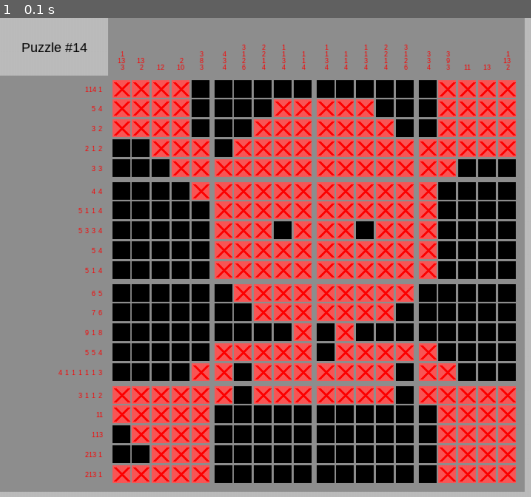
Above: before the commit, frame 1.
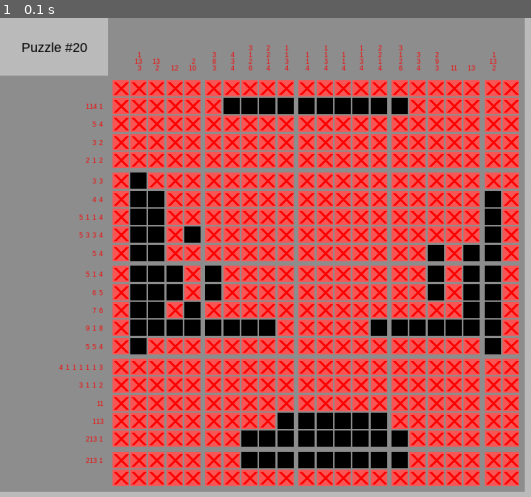
Above: after the commit, the same moment.

Repository: abriggs914/Pygames
Game: pygame game, started from pixel_puzzle_solver/main.py
Two runs of this game, one before a commit and one after it. Both use one fixed random seed, a clock stepped at 60 frames per second and the inputs below.
Inputs:
- Up to frame 1 (0.1 s): no input

The runs differ from the first frame. In frame 1, 49% of the frame differs, in the area x 10-98%, y 5-98%.

Commit message:
2020-08-06 Finished cut_puzzle and shrink_hints functions for scan solving

Diff:
--- /dev/null
+++ b/pixel_puzzle_solver/combine.py
@@ -0,0 +1,102 @@
+import numpy as np
+from sys import maxsize
+
+
+def combine_rows(row_1, row_2):
+	for i in range(min(len(row_1), len(row_2))):
+		if row_2[i] == 1:
+			row_1[i] = row_2[i]
+	return row_1
+
+# r_1 = [0,1,0,1,1,1,0,0,0,0,1,1,0,0,1,0,0,1,0,1,0]
+# r_2 = [1,1,1,0,0,0,0,1,1,0,0,0,1,1,1,1,1,1,0,1,0]
+
+# print(combine_rows(r_1, r_2))
+
+def shrink_hints(chunk, hints_in, top_left):
+	idx = 0 if top_left else -1
+
+	for r, row in enumerate(chunk):
+		for c, val in enumerate(row):
+			if val == 1:
+				# print("r:", r, "c:", c, "val:", val, "row:", row, "hints_in[c]", hints_in[c])
+				hints_in[c][idx] -= 1
+				if hints_in[c][idx] == 0:
+					hints_in[c].remove(0)
+
+def deep_copy(arr):
+	return [r.copy() if type(r) is list else r for r in arr]
+
+def closest_rows(lst):
+	i, j = 0, 1
+	while j < len(lst) - 1:
+		diff = abs(lst[i] - lst[j])
+		if diff != 1:
+			break
+		i += 1
+		j += 1
+	print("closest: (", i, ",", j, "):", lst[i], ",", lst[j])
+	# min_v = maxsize
+	# min_i = (0, 0)
+	# rev_lst = lst.copy()
+	# rev_lst.reverse()
+	# for i, v_low in enumerate(lst):
+		# for j, v_high in enumerate(rev_lst):
+			# diff = abs(v_high - v_low)
+			# if diff < min_v:
+				# min_v = diff
+				# min_i = (v_low, v_high)
+	# print("min_v:", min_v, "min_i:", min_i)
+
+
+def cut_puzzle(solved_puzzle, h_hints_in, v_hints_in, top_cut, bottom_cut, left_cut, right_cut):
+	# print("Cut puzzle: top[",top_cut,"], bottom[",bottom_cut,"], left[",left_cut,"], right[",right_cut,"]")
+	# Copy the parameter lists to avoid modification
+	solved_puzzle = deep_copy(solved_puzzle)
+	h_hints_in = deep_copy(h_hints_in)
+	v_hints_in = deep_copy(v_hints_in)
+
+	top_chunk = solved_puzzle[:top_cut + 1]
+	bottom_chunk = solved_puzzle[bottom_cut:]
+	left_chunk = [row[:left_cut + 1] for row in solved_puzzle]
+	right_chunk = [row[right_cut:] for row in solved_puzzle]
+	# print("\n\ttop_chunk:\n", top_chunk)
+	# print("\n\tbottom_chunk:\n", bottom_chunk)
+	# print("\n\tleft_chunk:\n", left_chunk)
+	# print("\n\tright_chunk:\n", right_chunk)
+
+	shrink_hints(top_chunk, v_hints_in, True)
+	shrink_hints(bottom_chunk, v_hints_in, False)
+
+	left_chunk = np.transpose(left_chunk)
+	right_chunk = np.transpose(right_chunk)
+	h_hints_in = np.transpose(np.array(h_hints_in, dtype=object))  # non-uniform size lists as ndarrays is deprecated
+
+	shrink_hints(left_chunk, h_hints_in, True)
+	shrink_hints(right_chunk, h_hints_in, False)
+	h_hints_in = h_hints_in.tolist()
+
+	h_hints_in = h_hints_in[top_cut + 1: bottom_cut]
+	v_hints_in = v_hints_in[left_cut + 1: right_cut]
+
+	return [row[left_cut + 1: right_cut].copy() for row in solved_puzzle[top_cut + 1: bottom_cut]], h_hints_in, v_hints_in
+
+puzzle = [[0, 0, 0, 0, 0, 0, 0, 0, 0, 0, 0, 0, 0, 0, 0, 0, 0],
+                 [0, 0, 0, 1, 1, 1, 1, 1, 1, 1, 1, 1, 1, 1, 0, 0, 0],
+                 [0, 0, 1, 0, 0, 0, 0, 0, 0, 0, 0, 0, 0, 0, 1, 0, 0],
+                 [0, 1, 0, 0, 1, 1, 1, 0, 0, 0, 1, 1, 1, 0, 0, 1, 0],
+                 [0, 1, 0, 0, 1, 1, 1, 0, 0, 0, 1, 1, 1, 0, 0, 1, 0],
+                 [0, 1, 0, 0, 0, 0, 0, 0, 0, 0, 0, 0, 0, 0, 0, 1, 0],
+                 [0, 1, 0, 0, 1, 1, 1, 1, 1, 1, 1, 1, 1, 0, 0, 1, 0],
+                 [0, 1, 1, 0, 0, 1, 1, 1, 1, 1, 1, 1, 0, 0, 1, 1, 0],
+                 [0, 0, 1, 1, 0, 0, 0, 0, 0, 0, 0, 0, 0, 1, 1, 0, 0],
+                 [0, 0, 0, 1, 1, 1, 1, 1, 1, 1, 1, 1, 1, 1, 0, 0, 0]]
+
+
+v_hints = [[], [5], [1,2], [1,2], [1,2,1,1], [1,2,2,1], [1,2,2,1], [1,2,1], [1,2,1], [1,2,1], [1,2,2,1], [1,2,2,1], [1,2,2,1], [1,2], [1,2], [5], []]
+h_hints = [[], [11], [1,1], [1,3,3,1], [1,3,3,1], [1,1], [1,9,1], [2,7,2], [2,2], [11]]
+top_cut = 1
+bottom_cut = len(h_hints) - 4
+left_cut = 1
+right_cut = len(v_hints) - 2
+print("\n\tCut puzzle:\n", cut_puzzle(puzzle, h_hints, v_hints, top_cut, bottom_cut, left_cut, right_cut))
--- a/pixel_puzzle_solver/main.py
+++ b/pixel_puzzle_solver/main.py
@@ -245,7 +245,7 @@
 
 def cycle_all_puzzles():
     global GRID_SQUARES, h
-    sleep(2)
+    sleep(4)
     init_grid(get_puzzle_n(h))
     h += 1
     if h == len(get_list_of_puzzles()):
@@ -350,6 +350,7 @@
 if __name__ == "__main__":
     init_display()
     # init_grid(get_puzzle_id(6))  # this puzzle is very large and the hints are displayed too small
-    init_grid(get_puzzle_id(14))  # this puzzle is needs to be solved before drawn
+    # init_grid(get_puzzle_id(14))  # this puzzle is needs to be solved before drawn
+    init_grid(get_puzzle_id(20))  # this puzzle is needs to be solved before drawn, duplicate of puzzle 14, but bigger
     # init_grid(get_puzzle_n(0))  # default testing grid
     on_start()
--- a/pixel_puzzle_solver/puzzle.py
+++ b/pixel_puzzle_solver/puzzle.py
@@ -1,5 +1,6 @@
 from colors import *
 import numpy as np
+from sys import maxsize
 
 # sample smiley grid, used as the go to default puzzle
 sample_smiley = [[0, 0, 0, 0, 0, 0, 0, 0, 0, 0, 0, 0, 0, 0, 0, 0, 0],
@@ -15,10 +16,10 @@
 
 # This legend contains cell status information.
 LEGEND = {
-    "blank": 0,         # default setting before any cell is filled in
-    "marked": -2,       # user marked a cell as "blank"
-    "correct": 1,       # user marked with a pixel, and it is correct
-    "wrong": -1         # user marked with a pixel, but it is incorrect
+    "blank": 0,  # default setting before any cell is filled in
+    "marked": -2,  # user marked a cell as "blank"
+    "correct": 1,  # user marked with a pixel, and it is correct
+    "wrong": -1  # user marked with a pixel, but it is incorrect
 }
 
 
@@ -67,7 +68,8 @@
                 rest_hints = hints[:h] + hints[h + 1:]
                 space_confirmed = hint - buffer
                 s = space - remaining_space + buffer
-                print("\th:", h, ",hint:", hint, ",rest:", rest_hints, ",r:", remaining_space, ",l", buffer, ",c:", space_confirmed, ",s:", s, ",st:", s + space_confirmed)
+                print("\th:", h, ",hint:", hint, ",rest:", rest_hints, ",r:", remaining_space, ",l", buffer, ",c:",
+                      space_confirmed, ",s:", s, ",st:", s + space_confirmed)
                 # Can fill in at least one cell
                 if 0 < space_confirmed <= hint:
                     for i in range(s, s + space_confirmed):
@@ -97,6 +99,109 @@
                     else:
                         break
 
+    def shrink_hints(self, chunk, hints_in, top_left):
+        idx = 0 if top_left else -1
+        for r, row in enumerate(chunk):
+            for c, val in enumerate(row):
+                if val == 1:
+                    # print("r:", r, "c:", c, "val:", val, "row:", row, "hints_in[c]", hints_in[c])
+                    hints_in[c][idx] -= 1
+                    if hints_in[c][idx] == 0:
+                        hints_in[c].remove(0)
+
+    # Cut a given puzzle by the given cut indices. Cut indices are excluded in resulting puzzle.
+    def cut_puzzle(self, solved_puzzle, h_hints_in, v_hints_in, top_cut, bottom_cut, left_cut, right_cut):
+        # print("Cut puzzle: top[",top_cut,"], bottom[",bottom_cut,"], left[",left_cut,"], right[",right_cut,"]")
+        # Copy the parameter lists to avoid modification
+        solved_puzzle = deep_copy(solved_puzzle)
+        h_hints_in = deep_copy(h_hints_in)
+        v_hints_in = deep_copy(v_hints_in)
+
+        top_chunk = solved_puzzle[:top_cut + 1]
+        bottom_chunk = solved_puzzle[bottom_cut:]
+        left_chunk = [row[:left_cut + 1] for row in solved_puzzle]
+        right_chunk = [row[right_cut:] for row in solved_puzzle]
+        # print("\n\ttop_chunk:\n", top_chunk)
+        # print("\n\tbottom_chunk:\n", bottom_chunk)
+        # print("\n\tleft_chunk:\n", left_chunk)
+        # print("\n\tright_chunk:\n", right_chunk)
+
+        self.shrink_hints(top_chunk, v_hints_in, True)
+        self.shrink_hints(bottom_chunk, v_hints_in, False)
+
+        left_chunk = np.transpose(left_chunk)
+        right_chunk = np.transpose(right_chunk)
+        h_hints_in = np.transpose(
+            np.array(h_hints_in, dtype=object))  # non-uniform size lists as ndarrays is deprecated
+
+        self.shrink_hints(left_chunk, h_hints_in, True)
+        self.shrink_hints(right_chunk, h_hints_in, False)
+        h_hints_in = h_hints_in.tolist()
+
+        h_hints_in = h_hints_in[top_cut + 1: bottom_cut]
+        v_hints_in = v_hints_in[left_cut + 1: right_cut]
+
+        return [row[left_cut + 1: right_cut].copy() for row in
+                solved_puzzle[top_cut + 1: bottom_cut]], h_hints_in, v_hints_in
+
+    # Return a list of rows in the puzzle that are complete
+    def completed_rows(self, solved_puzzle, hints_in):
+        complete_rows = []
+        for r, hints in enumerate(hints_in):
+            hint_sum = sum(hints)
+            unique, counts = np.unique(solved_puzzle[r], return_counts=True)
+            values = dict(zip(unique, counts))
+            print(values)
+            placed_sum = 0 if 1 not in values else values[1]
+            if hint_sum == placed_sum:
+                complete_rows.append(r)
+        return complete_rows
+
+    def solve_b_w_recursive(self, solved_puzzle):
+        rows = len(self.h_hints_in)
+        cols = len(self.v_hints_in)
+        v_hints = self.v_hints_in
+        h_hints = self.h_hints_in
+        solved_status = [row.copy() for row in solved_puzzle]
+        # Mark solved_status with known blank spaces
+        complete_rows = self.completed_rows(solved_status, h_hints)
+        for r in complete_rows:
+            for c in range(cols):
+                if solved_status[r][c] != 1:
+                    solved_status[r][c] = -1
+        solved_status = np.transpose(solved_status)
+        complete_rows = self.completed_rows(solved_status, h_hints)
+        for r in complete_rows:
+            for c in range(cols):
+                if solved_status[r][c] != 1:
+                    solved_status[r][c] = -1
+        solved_status = np.transpose(solved_status)
+
+        # for r, hints in enumerate(h_hints):
+        #     hint_sum = sum(hints)
+        #     unique, counts = np.unique(solved_status[r], return_counts=True)
+        #     values = dict(zip(unique, counts))
+        #     print(values)
+        #     placed_sum = 0 if 1 not in values else values[1]
+        #     print("r:", r, "hint_sum:", hint_sum, "placed_sum:", placed_sum, "hints:", hints, "row", solved_status[r])
+        #     # Row is completed
+        #     if hint_sum == placed_sum:
+        #         for c in range(cols):
+        #             if solved_status[r][c] != 1:
+        #                 print("\tFilling c:", c)
+        #                 solved_status[r][c] = -1
+        #     else:
+        #         if solved_status[r][0] == 1:
+        #             solved_status[r][hints[0]] = -1
+        #             print("\thints[0]:", hints[0])
+        #         if solved_status[r][-1] == 1:
+        #             solved_status[r][(cols - 1) - hints[-1]] = -1
+        #             print("\t-1 * (cols - hints[-1])", (cols - 1) - hints[-1])
+
+        print("\nsolve_b_w_recursive:\n")
+        for i, r in enumerate(solved_status):
+            print(str(i).rjust(2, " "), "".join(list(map(lambda x: x.rjust(3, " "), map(str, r)))))
+
     # Solves black and white puzzles only.
     def solve_b_w_puzzle(self):
         rows = len(self.h_hints_in)
@@ -123,11 +228,18 @@
         self.fill_border_hints(solved_puzzle, self.v_hints_in)
         solved_puzzle = np.transpose(solved_puzzle)
 
+        self.solve_b_w_recursive(solved_puzzle)
         print("SOLVED PUZZLE\n\n", solved_puzzle)
         return solved_puzzle
 
     # def calc_hint_attrs(self):
     #     pass
+
+    def combine_rows(self, row_1, row_2):
+        for i in range(min(len(row_1), len(row_2))):
+            if row_2[i] == 1:
+                row_1[i] = row_2[i]
+        return row_1
 
     # What is the max number of hints in the vertical hints list
     def max_n_v_hints(self):
@@ -217,6 +329,23 @@
         return self.legend[self.puzzle_in[r][c]]
 
 
+# Return the indices where the largest gap appears.
+def closest_rows(lst):
+    i, j = 0, 1
+    while j < len(lst) - 1:
+        diff = abs(lst[i] - lst[j])
+        if diff != 1:
+            break
+        i += 1
+        j += 1
+    print("closest: (", i, ",", j, "):", lst[i], ",", lst[j])
+    return i, j
+
+
+def deep_copy(arr):
+    return [r.copy() if type(r) is list else r for r in arr]
+
+
 def verify(puzzle, v_hints_in):
     if (type(puzzle) is not list or len(puzzle) == 0 or type(puzzle[0] != list)) and v_hints_in is None:
         print('Error not a puzzle upper')
@@ -249,12 +378,12 @@
                     # print('i:', i, ', j:', j, ', row_len:', row_len)
                     if j < row_len:
                         new_puzzle[i][j] = puzzle[i][j]
-                        # using { if p < row_len: new_puzzle[i][j] = puzzle[i][p] }
-                        # instead of the above will horizontally flip the puzzle
+                    # using { if p < row_len: new_puzzle[i][j] = puzzle[i][p] }
+                    # instead of the above will horizontally flip the puzzle
                     j -= 1
                 i -= 1
                 j = cols - 1
-            # print("new_puzzle", new_puzzle)
+        # print("new_puzzle", new_puzzle)
         else:
             new_puzzle = sample_smiley
     else:
--- a/pixel_puzzle_solver/puzzles_list.py
+++ b/pixel_puzzle_solver/puzzles_list.py
@@ -267,7 +267,7 @@
              [6, 5], [7, 6], [9, 1, 8], [5, 5, 4], [4, 1, 1, 1, 1, 1, 3], [3, 1, 1, 2], [11], [1, 13],
              [2, 13, 1], [2, 13, 1]], \
             [[1, 13, 3], [13, 2], [12], [2, 10], [3, 8, 3], [4, 3, 4], [3, 1, 2, 6], [2, 2, 1, 4], [1, 1, 3, 4],
-             [1, 1, 4], [1, 1, 3, 4], [1, 1, 4], [1, 1, 3, 4], [2, 2, 1, 4], [3, 1, 2, 6], [3, 3, 4], [3, 9, 3], [11],
+             [1, 1, 4], [1, 1, 3, 4], [1, 1, 4], [1, 1, 3, 4], [2, 2, 1, 4], [3, 1, 2, 6], [3, 3, 4], [2, 9, 3], [11],
              [13], [1, 13, 2]]]
 
 ########################################################################################################################
@@ -329,6 +329,19 @@
                            [1, 2, 4, 1], [2, 1, 8], [2, 3, 9], [16, 2], [18], [17], [6, 1, 4], [4, 2], [3, 1], [3, 1],
                            [4, 2], [9]]
 sample_mushroom_puzzle = ['sample_mushroom_puzzle', 19, mushroom_puzzle_h_hints, mushroom_puzzle_v_hints]
+
+########################################################################################################################
+#                                                       20                                                             #
+########################################################################################################################
+
+puzzle_20 = ['pirate flag wider', 20, \
+            [[], [1, 14, 1], [5, 4], [3, 2], [2, 1, 2], [3, 3], [4, 4], [5, 1, 1, 4], [5, 3, 3, 4], [5, 4], [5, 1, 4],
+             [6, 5], [7, 6], [9, 1, 8], [5, 5, 4], [4, 1, 1, 1, 1, 1, 3], [3, 1, 1, 2], [11], [1, 13],
+             [2, 13, 1], [2, 13, 1], []], \
+            [[], [1, 13, 3], [13, 2], [12], [2, 10], [3, 8, 3], [4, 3, 4], [3, 1, 2, 6], [2, 2, 1, 4], [1, 1, 3, 4],
+             [1, 1, 4], [1, 1, 3, 4], [1, 1, 4], [1, 1, 3, 4], [2, 2, 1, 4], [3, 1, 2, 6], [3, 3, 4], [2, 9, 3], [11],
+             [13], [1, 13, 2], []]]
+
 # need to remove:
 # r4: [c4, c5]
 # r5: [c2, c4]
@@ -361,12 +374,13 @@
     # puzzle_11[0]: puzzle_11,
     # puzzle_12[0]: puzzle_12,
     # puzzle_13[0]: puzzle_13,
-    puzzle_14[0]: puzzle_14,
+    # puzzle_14[0]: puzzle_14,
     # puzzle_15[0]: puzzle_15,
     # puzzle_16[0]: puzzle_16,
     # puzzle_17[0]: puzzle_17,
     # sample_smiley_puzzle[0]: sample_smiley_puzzle,
-    # sample_mushroom_puzzle[0]: sample_mushroom_puzzle
+    # sample_mushroom_puzzle[0]: sample_mushroom_puzzle,
+    puzzle_20[0]: puzzle_20
 }
 
 updated = {}
@@ -385,7 +399,10 @@
     puzzles = get_list_of_puzzles()
     if len(puzzles) == 0:
         return None
-    puzzle =  [puzzle for p, puzzle in puzzles.items() if puzzle.id_num == i][0]
+    puzzle_ids = [puzzle for p, puzzle in puzzles.items() if puzzle.id_num == i]
+    if not puzzle_ids:
+        return None
+    puzzle = puzzle_ids[0]
     print("puzzle id", i, puzzle.name)
     return puzzle
 
